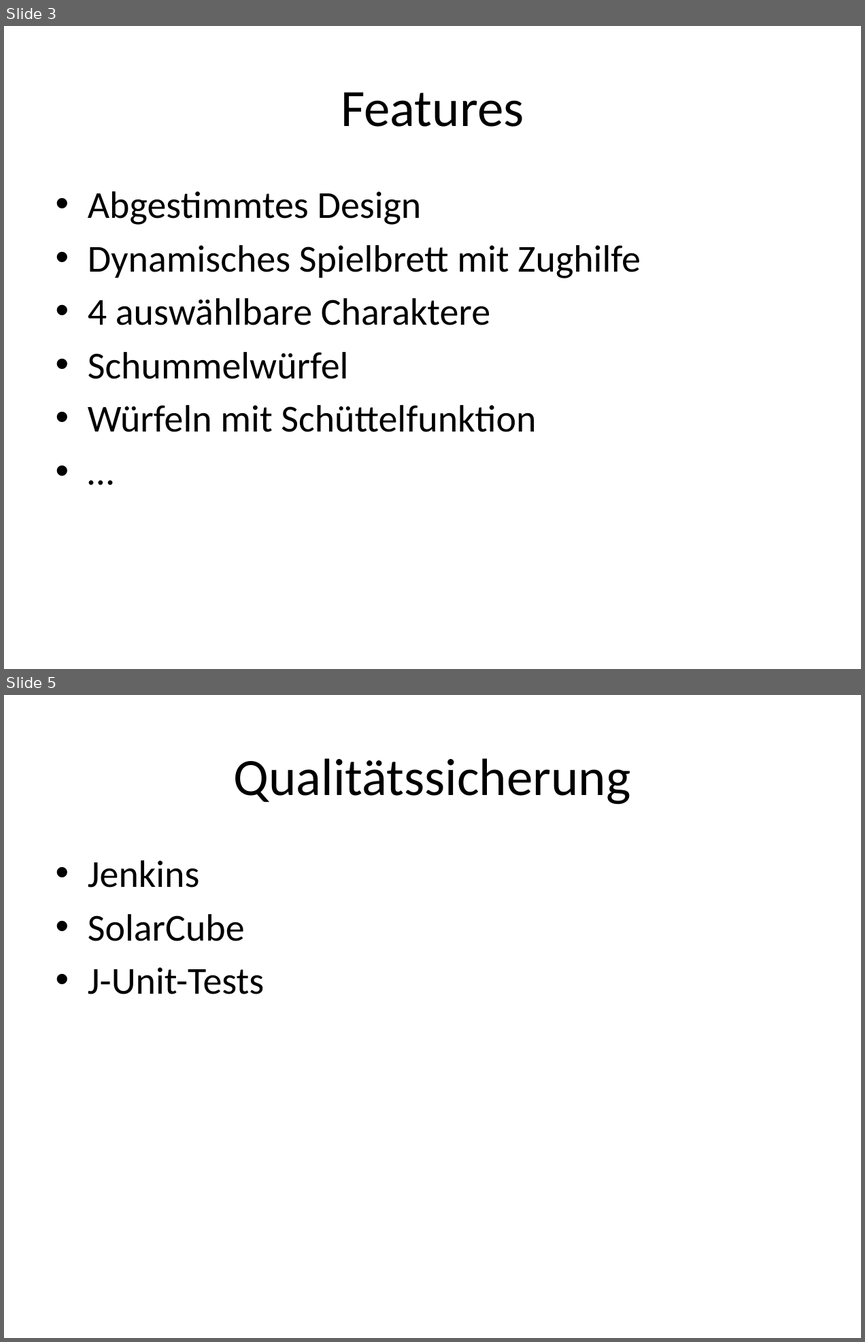
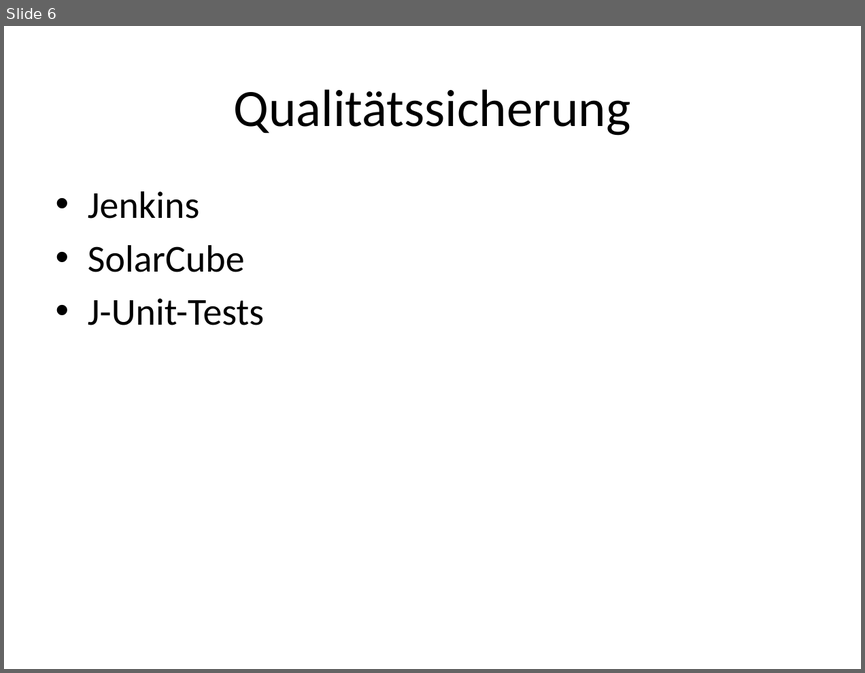
Before and after one commit to daleitner/SE2_Project, a slide deck: Endpräsentation_Leitfaden.pptx. Shown one above the other, each under a label of ours: slides 3 and 5 before the commit, slide 6 after it; the slides between them are not shown. The pictures are 865x1342 and 865x673 pixels, drawn with LibreOffice and Linux fonts; fonts in the diff are those of the drawing. Boxes give left, top, right and bottom in pixels: in the first picture for what was removed or moved away, otherwise in the second. Text is boxed around its words. In the diff, an @@ line names an element or a change of style, - is before the commit and + after.

```diff
--- a/Endpräsentation_Leitfaden.pptx
+++ b/Endpräsentation_Leitfaden.pptx
@@ slide 3 removed at bbox=[4, 26, 861, 669], background #FFFFFF @@
@@ title removed at bbox=[341, 92, 524, 127] @@
-Features
@@ text removed at bbox=[88, 191, 640, 432] @@
-• Abgestimmtes Design
-• Dynamisches Spielbrett mit Zughilfe
-• 4 auswählbare Charaktere
-• Schummelwürfel
-• Würfeln mit Schüttelfunktion
-• …
@@ what was slide 5 is now slide 6 @@
```
Also in this commit, not shown: 3 slides changed, 3 slides added, 1 other slide removed, 1 other file.
